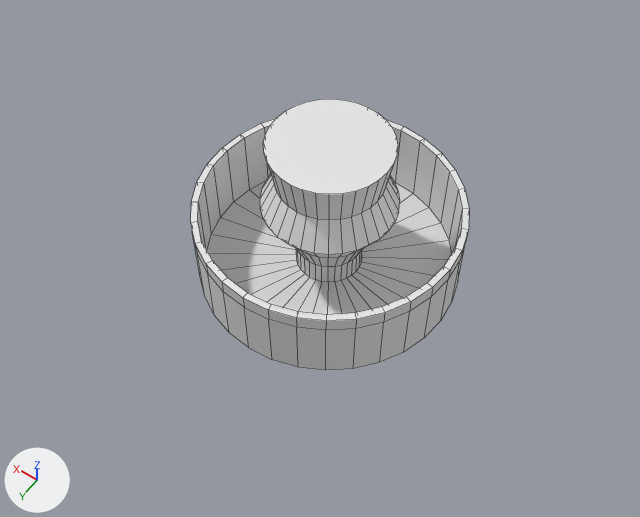
The Blender file projects/vein miner/vein_miner_mk3.blend, before and after one commit.
The view is the same before and after, from a 50 mm camera at (-24.1, 34.9, 54.1) aimed at (-1.2, 2.8, 3.7). Every picture has the same lights, and +X, +Y and +Z are marked at lower left. The picture after the commit comes second. Mesh edges are drawn as thin lines. The same objects are shown in both versions, whatever each file hides.

The scene before the commit, as lines of its bpy script (objects in view):
```python
me_柱体 = bpy.data.meshes.new('柱体')
me_柱体.from_pydata(...)  # 352 vertices, 322 faces; spans x -1.0..1.0, y -1.0..1.0, z -1.0..122.0
ob_körper = bpy.data.objects.new('Körper', me_柱体)
ob_körper.location = (0.0, 0.0, 0.0)
ob_körper.scale = (10.0, 10.0, 0.1)
```
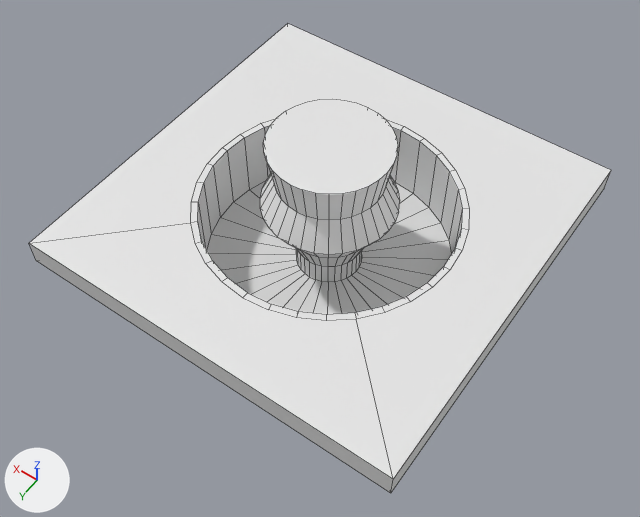
Edits to the bpy script that builds the scene:
```text
Add me_立方体_010:
    me_立方体_010.from_pydata(...)  # 104 vertices, 72 faces; spans x -1.0..1.0, y -1.0..1.0, z -1.0..1.0
Add ob_立方体_002:
    ob_立方体_002 = bpy.data.objects.new('立方体.002', me_立方体_010)
    ob_立方体_002.location = (0.0, 0.0, 5.1)
    ob_立方体_002.scale = (15.0, 15.0, 1.0)
```

Where the change shows, as pixel boxes [x1, y1, x2, y2] in the pictures (640 x 517 px):
'立方体.002', added
    after: [29, 24, 611, 493]
